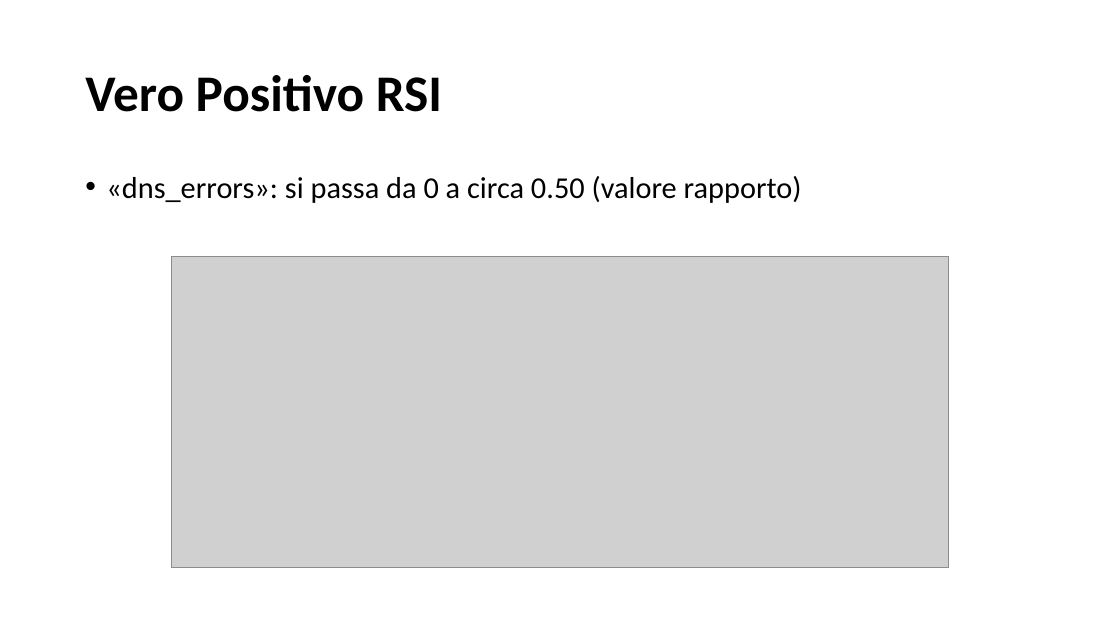
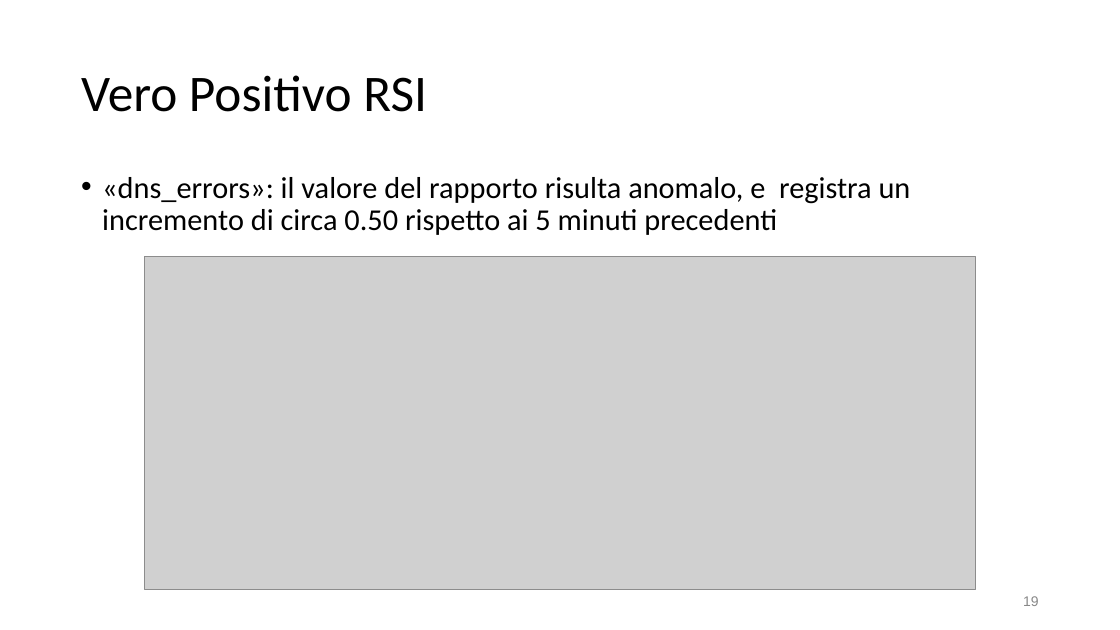
Before and after one commit to SalvatoreCostantino/Network-Time-Series-Analyzer, a slide deck: slide 19 of Tesi/slide tesi.pptx (slide 31 before the commit). Drawn at 1120x630 pixels with LibreOffice and Linux fonts; fonts in the diff are those of the drawing; grey boxes stand for pictures. Boxes give left, top, right and bottom in pixels: in the first picture for what was removed or moved away, otherwise in the second. Text is boxed around its words. In the diff, an @@ line names an element or a change of style, - is before the commit and + after.

```diff
--- a/Tesi/slide tesi.pptx
+++ b/Tesi/slide tesi.pptx
@@ title "Vero Positivo RSI" at (81,75,427,112): bold off @@
@@ text at (102,177,911,235): text changed @@
-• «dns_errors»: si passa da 0 a circa 0.50 (valore rapporto)
+• «dns_errors»: il valore del rapporto risulta anomalo, e registra un incremento di circa 0.50 rispetto ai 5 minuti precedenti
@@ picture: place and size @@
-picture at (171,257,949,568)
+picture at (145,257,976,590)
@@ page number added at (1023,596,1039,606), 12 pt, text #888888 @@
+19
```
Also in this commit, not shown: 18 other slides changed, 6 slides added, 19 slides removed, 9 other files.
